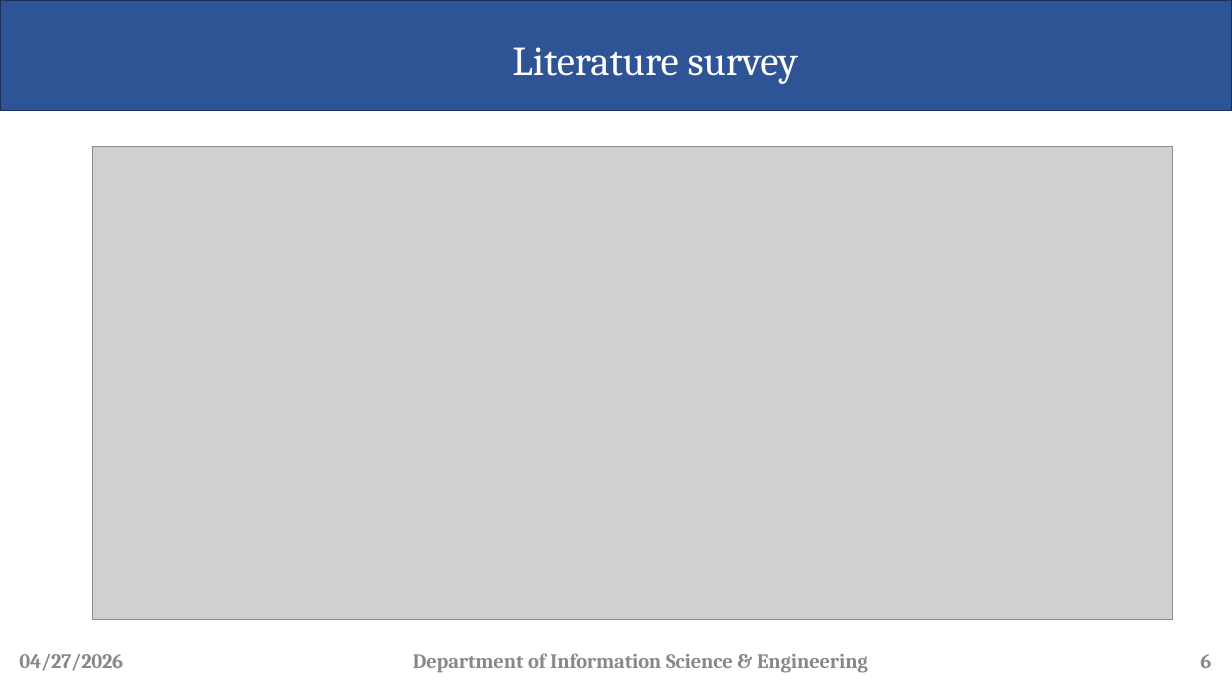
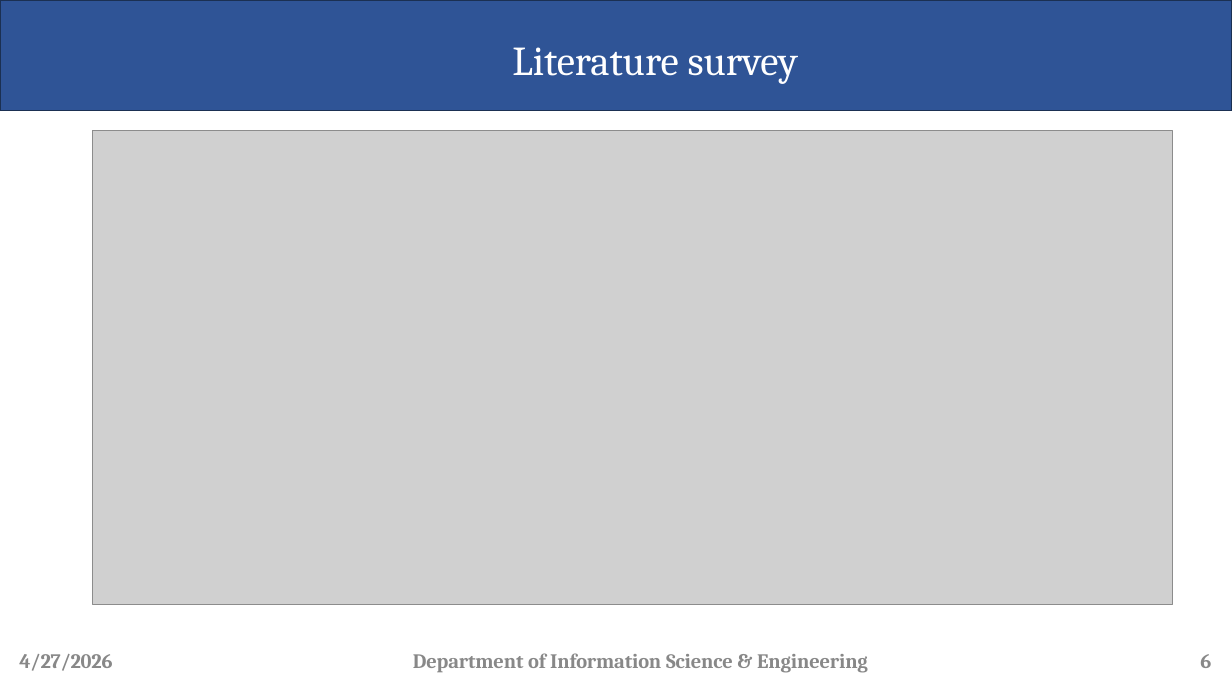
Before and after one commit to Dikshith-Manjunath/MAD-Lab, a slide deck: slide 6 of Mini project - II (22IS66).pptx. Drawn at 1232x693 pixels with LibreOffice and Linux fonts; fonts in the diff are those of the drawing; grey boxes stand for pictures; background and template pictures are left out. Boxes give left, top, right and bottom in pixels: in the first picture for what was removed or moved away, otherwise in the second. Text is boxed around its words. In the diff, an @@ line names an element or a change of style, - is before the commit and + after.

```diff
--- a/Mini project - II (22IS66).pptx
+++ b/Mini project - II (22IS66).pptx
@@ picture: place and size @@
-picture at bbox=[92, 146, 1173, 619]
+picture at bbox=[92, 131, 1173, 604]
@@ text at bbox=[19, 654, 112, 671]: text changed @@
-04/27/2026
+4/27/2026
```
Also in this commit, not shown: 16 other slides changed, 1 slide removed, 3 other files.
